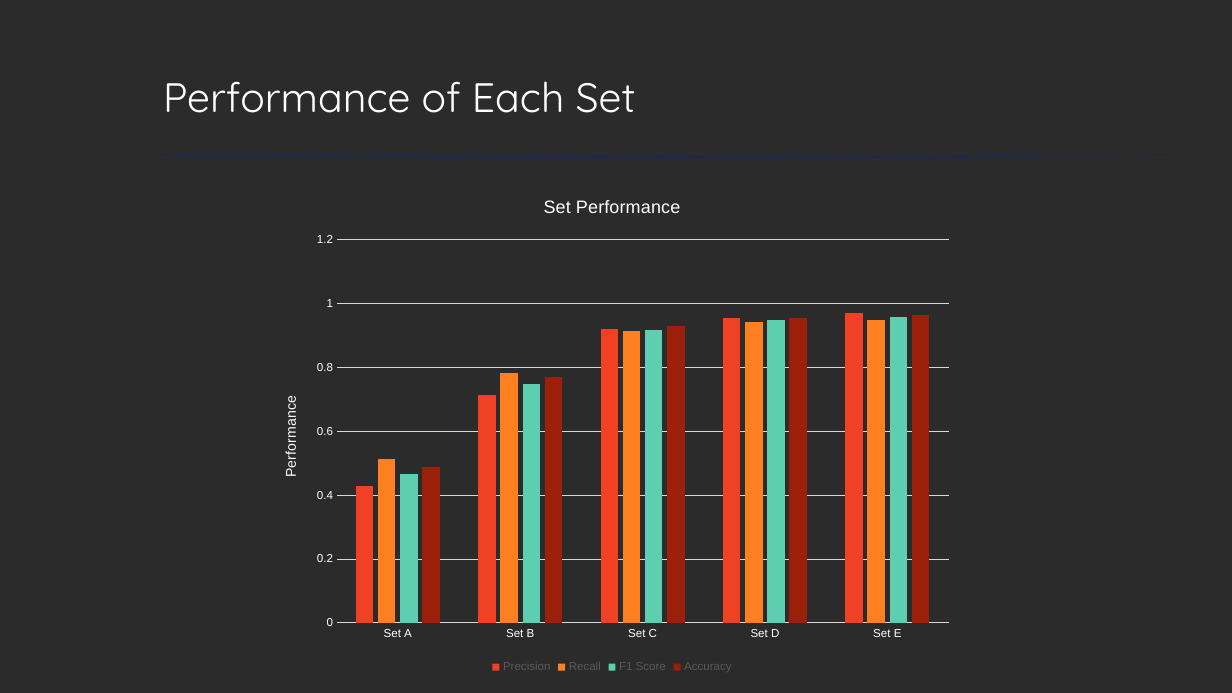
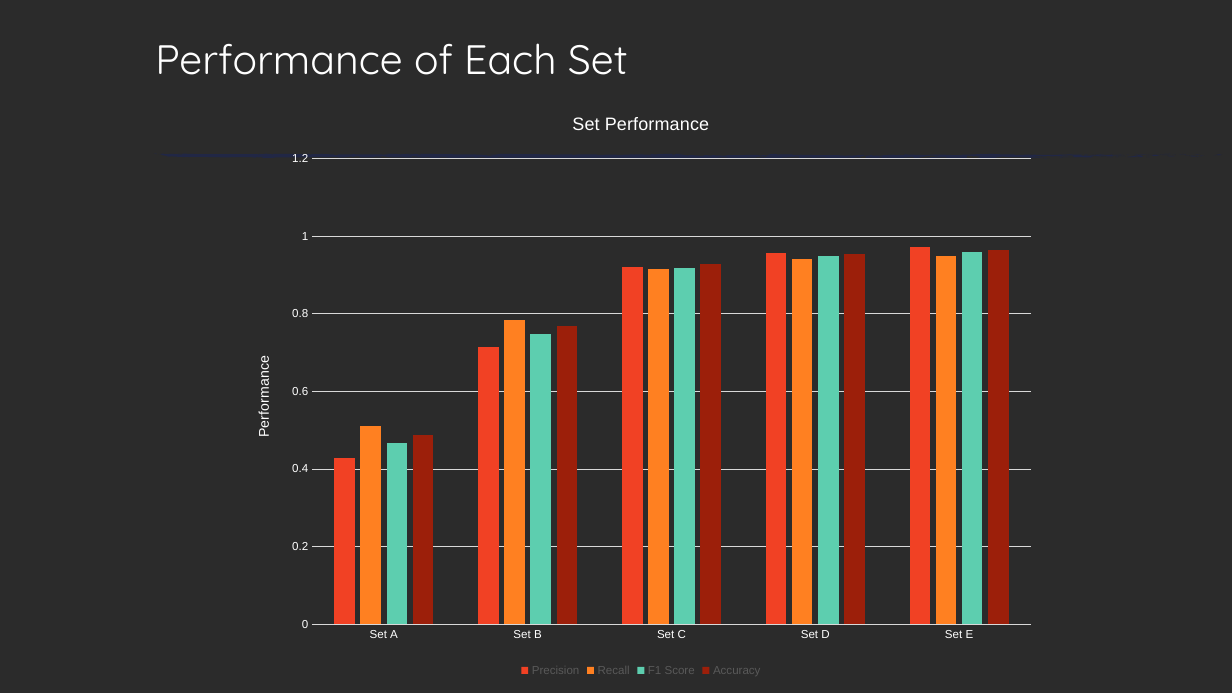
Before and after one commit to zxz003/phishing_Detect, a slide deck: slide 14 of Docs/FinalPresentation.pptx. Drawn at 1232x693 pixels with LibreOffice and Linux fonts; fonts in the diff are those of the drawing; background and template pictures are left out; a plain dark background stands for a picture behind light text. Boxes give left, top, right and bottom in pixels: in the first picture for what was removed or moved away, otherwise in the second. Text is boxed around its words. In the diff, an @@ line names an element or a change of style, - is before the commit and + after.

```diff
--- a/Docs/FinalPresentation.pptx
+++ b/Docs/FinalPresentation.pptx
@@ title "Performance of Each Set": place and size @@
-title "Performance of Each Set" at [163,81,636,113]
+title "Performance of Each Set" at [155,43,628,75]
@@ column chart: place and size @@
-column chart at [262,177,962,678]
+column chart at [235,92,1047,681]
```
Also in this commit, not shown: 9 other slides changed.
